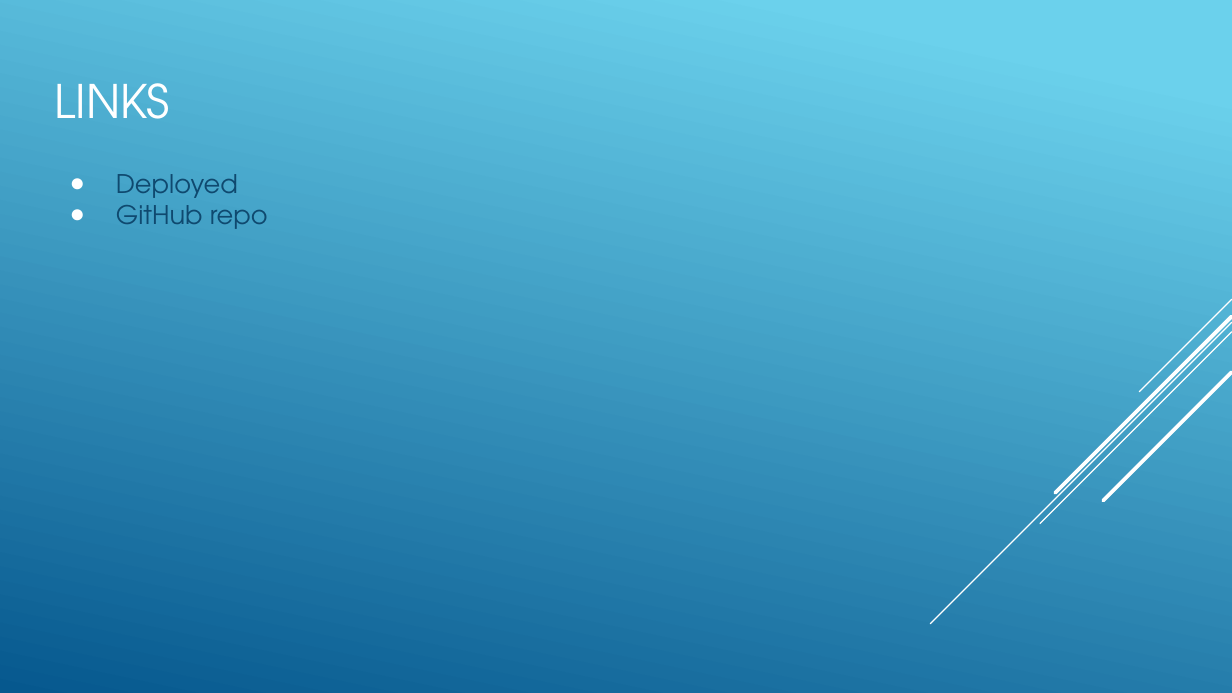
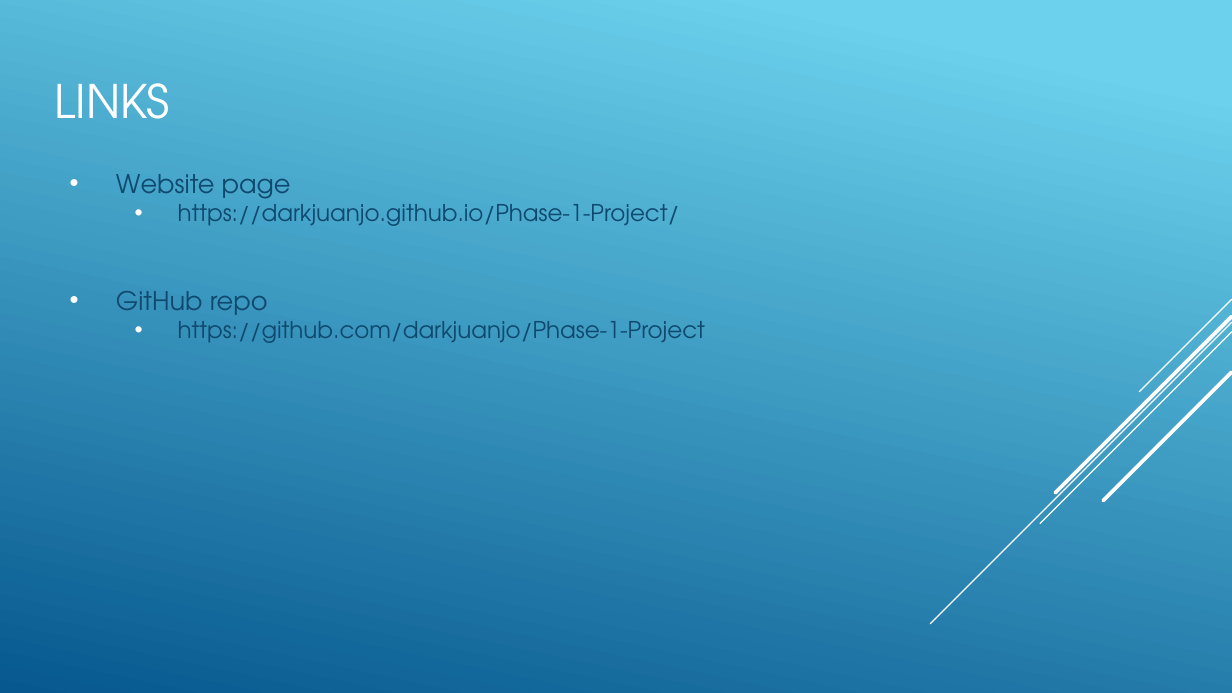
Before and after one commit to rrayachhetri/Phase-1-Project, a slide deck: slide 6 of PowerPoint Persentation .pptx. Drawn at 1232x693 pixels with LibreOffice and Linux fonts; fonts in the diff are those of the drawing. Boxes give left, top, right and bottom in pixels: in the first picture for what was removed or moved away, otherwise in the second. Text is boxed around its words. In the diff, an @@ line names an element or a change of style, - is before the commit and + after.

```diff
--- a/PowerPoint Persentation .pptx
+++ b/PowerPoint Persentation .pptx
@@ text at [116, 174, 680, 226]: text changed; size 15 to 13.5 pt @@
-● Deployed
+• Website page
+  • https://darkjuanjo.github.io/Phase-1-Project/
@@ text at [116, 291, 268, 322]: bullet ● to • @@
@@ text at [178, 314, 705, 343]: paragraph added @@
+  • https://github.com/darkjuanjo/Phase-1-Project
```
Also in this commit, not shown: 4 other slides changed, 8 other files.
